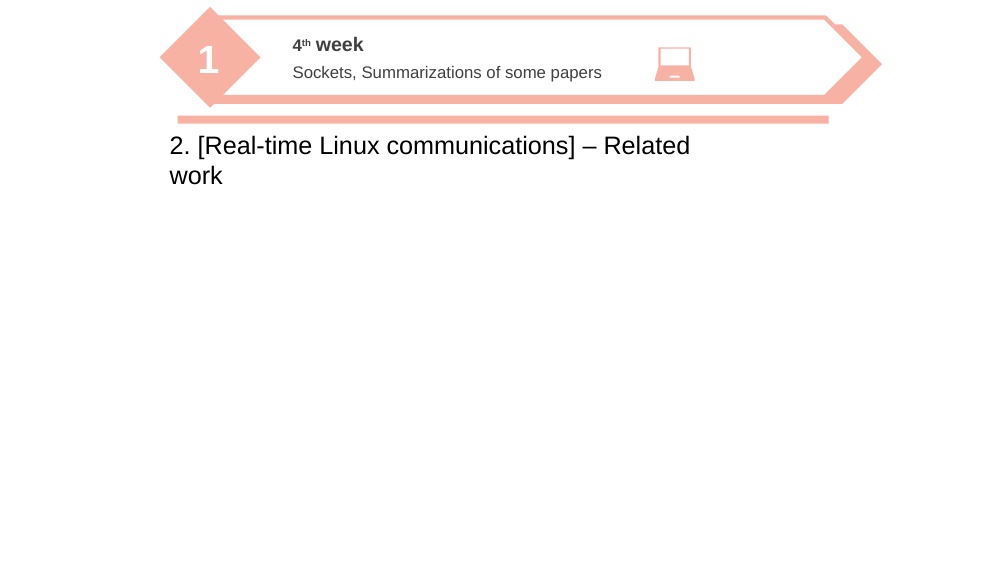
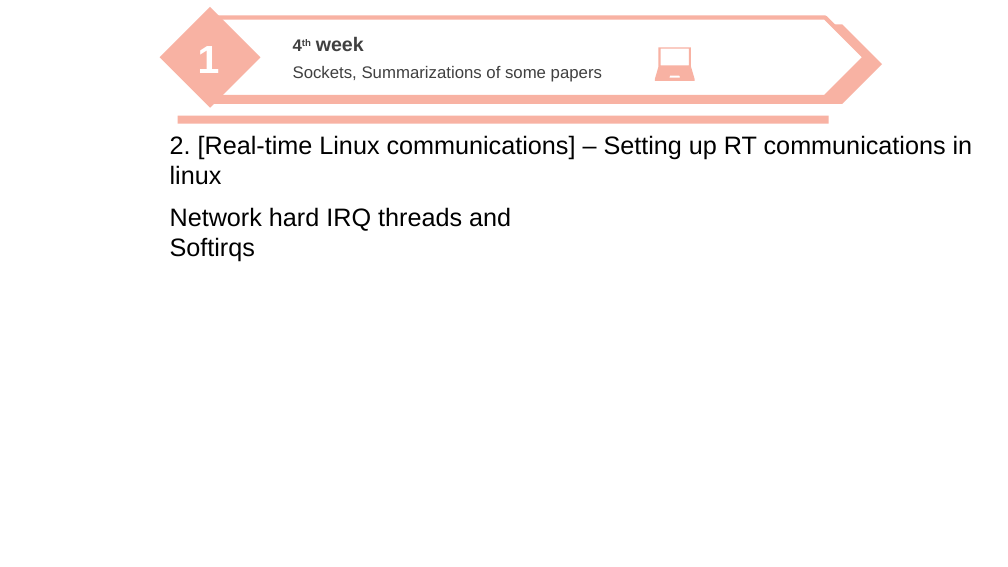
Before and after one commit to nicesick/Prototyping-Delay-Aware-V2X-Safe-Communications, a slide deck: slide 34 of presentation/presentation_2.pptx (slide 17 before the commit). Drawn at 1008x567 pixels with LibreOffice and Linux fonts; fonts in the diff are those of the drawing; background and template pictures are left out. Boxes give left, top, right and bottom in pixels: in the first picture for what was removed or moved away, otherwise in the second. Text is boxed around its words. In the diff, an @@ line names an element or a change of style, - is before the commit and + after.

```diff
--- a/presentation/presentation_2.pptx
+++ b/presentation/presentation_2.pptx
@@ text at box(170, 135, 973, 159): text changed @@
-2. [Real-time Linux communications] – Related work
+2. [Real-time Linux communications] – Setting up RT communications in linux
@@ text added at box(170, 207, 511, 262), 18 pt, text #000000 @@
+Network hard IRQ threads and Softirqs
```
Also in this commit, not shown: 1 other slide changed, 17 slides added.
